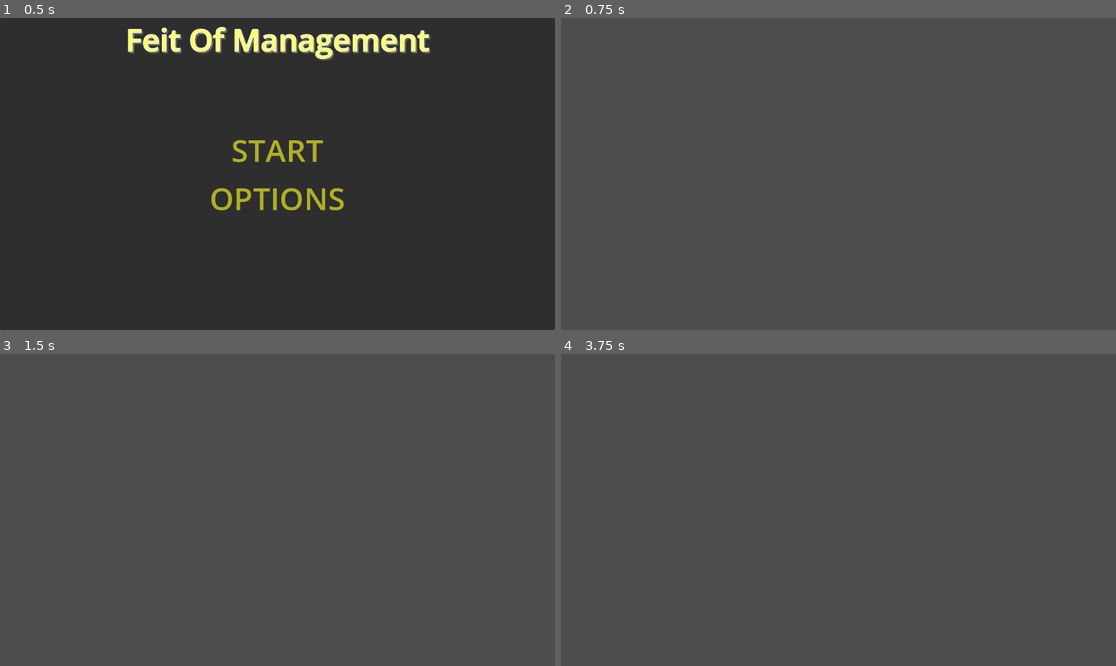
Above: before the commit, frames 1-4 (two rows, left to right).
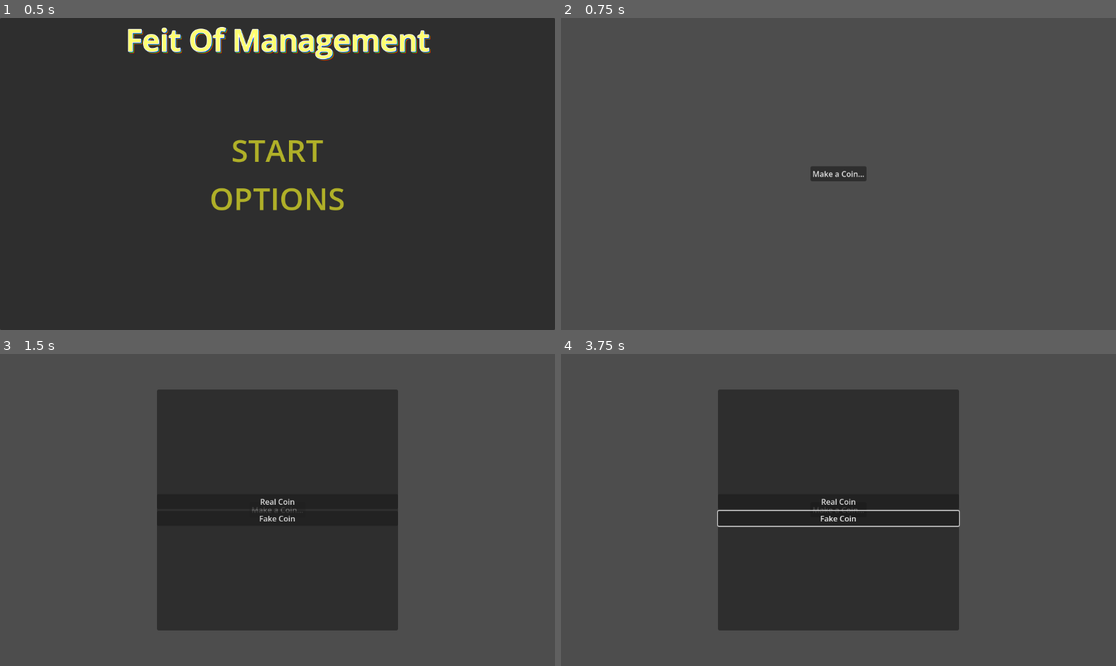
Above: after the commit, the same moments.

Repository: FreeformWave544/FeitOfManagement
Game: Godot game, scene res://UI/MainMenu.tscn
The game is run twice, just before and just after one commit, with the same random seed, the same clock (stepped at 60 frames per second) and the same inputs.
Inputs (mouse positions are in pixels of both pictures, inside the frame that each line leads up to):
- Up to frame 1 (0.5 s): no input
- Up to frame 2 (0.75 s): click "START" at 0.5 s
- Up to frame 3 (1.5 s): click (277, 510) at 1.25 s, where only the run after the commit has a clickable "Make a Coin..."
- Up to frame 4 (3.75 s): click (838, 500) at 2 s, where only the run after the commit has a clickable "Real Coin"; click (838, 519) at 2.75 s, where only the run after the commit has a clickable "Fake Coin"; tap Enter (ui_accept) at 3.5 s; move the mouse to (960, 494) at 3.52 s; hold Right (ui_right) from 3.53 s (still down); click (960, 494) at 3.67 s

Frame 1 is identical in both runs. In frame 2, 0.4% of the frame differs, in the area x 44-56%, y 47-53%; in frame 3, 33%; in frame 4, 34%, in the area x 28-72%, y 11-89%.

Commit message:
Start on Logic.

Diff:
--- a/Scenes/Main.tscn
+++ b/Scenes/Main.tscn
@@ -1,3 +1,46 @@
 [gd_scene format=3 uid="uid://d3qljo7nuqolq"]
 
+[ext_resource type="Script" uid="uid://ddp1nvv2vsedk" path="res://Scenes/main.gd" id="1_r150o"]
+
 [node name="Main" type="Node2D" unique_id=1911538957]
+script = ExtResource("1_r150o")
+
+[node name="CenterContainer" type="CenterContainer" parent="." unique_id=1173887914]
+offset_right = 1152.0
+offset_bottom = 648.0
+
+[node name="VBoxContainer" type="VBoxContainer" parent="CenterContainer" unique_id=1769743495]
+layout_mode = 2
+alignment = 1
+
+[node name="Coins" type="Button" parent="CenterContainer/VBoxContainer" unique_id=442264442]
+layout_mode = 2
+text = "Make a Coin..."
+
+[node name="Coins" type="Panel" parent="." unique_id=1970488315]
+visible = false
+offset_left = 326.0
+offset_top = 74.0
+offset_right = 826.0
+offset_bottom = 574.0
+
+[node name="VBoxContainer" type="VBoxContainer" parent="Coins" unique_id=1051291516]
+layout_mode = 1
+anchors_preset = 15
+anchor_right = 1.0
+anchor_bottom = 1.0
+grow_horizontal = 2
+grow_vertical = 2
+alignment = 1
+
+[node name="Real" type="Button" parent="Coins/VBoxContainer" unique_id=328613002]
+layout_mode = 2
+text = "Real Coin"
+
+[node name="Fake" type="Button" parent="Coins/VBoxContainer" unique_id=1577274035]
+layout_mode = 2
+text = "Fake Coin"
+
+[connection signal="pressed" from="CenterContainer/VBoxContainer/Coins" to="." method="_on_coins_pressed"]
+[connection signal="pressed" from="Coins/VBoxContainer/Real" to="." method="_on_real_pressed"]
+[connection signal="pressed" from="Coins/VBoxContainer/Fake" to="." method="_on_fake_pressed"]
--- /dev/null
+++ b/Scenes/main.gd
@@ -0,0 +1,16 @@
+extends Node2D
+
+var realCoins := 0
+var fakeCoins := 0
+var metalQuality := 10.0
+var blacksmithLoyalty := 10.0
+var metalSupplierLoyalty := 10.0
+
+func _on_coins_pressed() -> void:
+	$Coins.show()
+
+func _on_real_pressed() -> void:
+	realCoins += 1
+
+func _on_fake_pressed() -> void:
+	fakeCoins += 1
Not shown, added: Scenes/main.gd.uid
